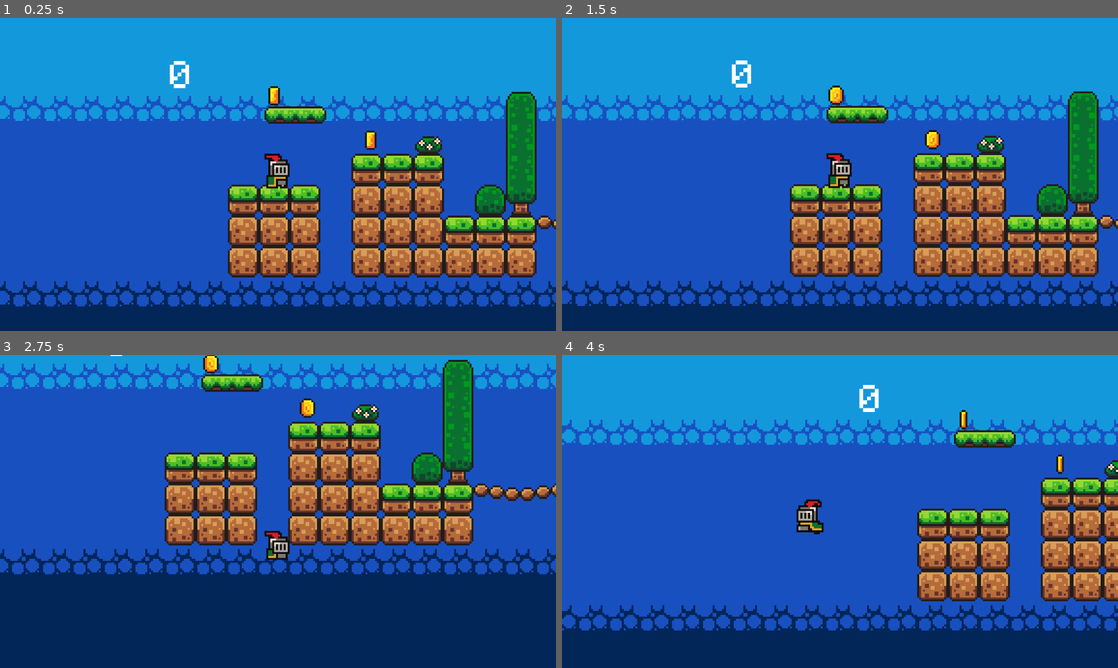
Above: before the commit, frames 1-4 (two rows, left to right).
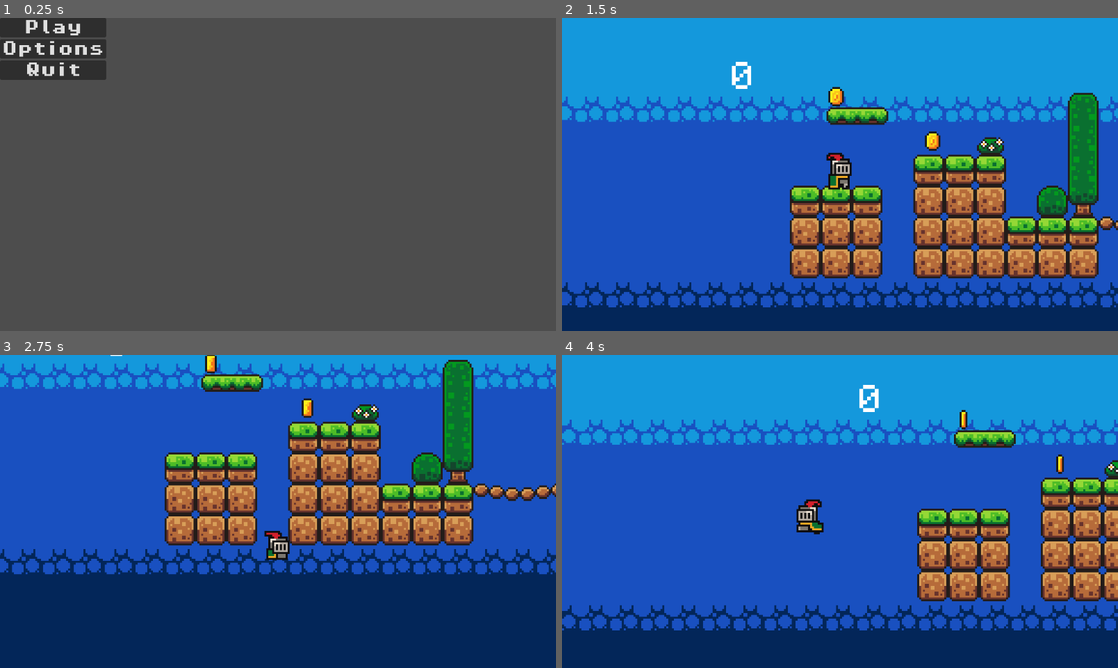
Above: after the commit, the same moments.

Repository: ElBitting/GodotGame
Game: Godot game, scene res://Scenes/GameFunction/start_menu.tscn
Two runs of this game, one before a commit and one after it. Both use one fixed random seed, a clock stepped at 60 frames per second and the inputs below. Before the commit the project starts from res://Scenes/GameFunction/game.tscn.
Inputs (mouse positions are in pixels of both pictures, inside the frame that each line leads up to):
- Up to frame 1 (0.25 s): no input
- Up to frame 2 (1.5 s): click (617, 49) at 0.5 s, where only the run after the commit has a clickable "Options"; click (617, 27) at 1.25 s, where only the run after the commit has a clickable "Play"
- Up to frame 3 (2.75 s): hold Right (move_right) from 2.03 s (still down); tap E (dash) at 2.1 s; tap Space (jump) at 2.27 s
- Up to frame 4 (4 s): tap E (dash) at 2.85, 3.6 s; tap Space (jump) at 3.02 s; release Right (move_right) at 3.53 s; hold Left (move_left) from 3.53 s (still down)

The runs differ from the first frame. In frame 1, 100% of the frame differs, in the area x 0-100%, y 0-100%; in frame 2, 10%; in frame 3, 0.2%; in frame 4, nothing differs.

Commit message:
First start menu draft

Diff:
--- /dev/null
+++ b/Scenes/GameFunction/start_menu.tscn
@@ -0,0 +1,43 @@
+[gd_scene load_steps=3 format=3 uid="uid://clrggms4bi2n5"]
+
+[ext_resource type="Script" path="res://Scripts/start_menu.gd" id="1_bi8dj"]
+[ext_resource type="FontFile" uid="uid://by1mwew2j4hec" path="res://assets/fonts/PixelOperator8-Bold.ttf" id="2_8lmkf"]
+
+[node name="StartMenu" type="Control"]
+layout_mode = 3
+anchors_preset = 15
+anchor_right = 1.0
+anchor_bottom = 1.0
+grow_horizontal = 2
+grow_vertical = 2
+script = ExtResource("1_bi8dj")
+
+[node name="MarginContainer" type="MarginContainer" parent="."]
+layout_mode = 0
+offset_right = 40.0
+offset_bottom = 40.0
+
+[node name="VBoxContainer" type="VBoxContainer" parent="MarginContainer"]
+layout_mode = 2
+
+[node name="Play" type="Button" parent="MarginContainer/VBoxContainer"]
+layout_mode = 2
+theme_override_fonts/font = ExtResource("2_8lmkf")
+theme_override_font_sizes/font_size = 32
+text = "Play"
+
+[node name="Options" type="Button" parent="MarginContainer/VBoxContainer"]
+layout_mode = 2
+theme_override_fonts/font = ExtResource("2_8lmkf")
+theme_override_font_sizes/font_size = 32
+text = "Options"
+
+[node name="Quit" type="Button" parent="MarginContainer/VBoxContainer"]
+layout_mode = 2
+theme_override_fonts/font = ExtResource("2_8lmkf")
+theme_override_font_sizes/font_size = 32
+text = "Quit"
+
+[connection signal="pressed" from="MarginContainer/VBoxContainer/Play" to="." method="_on_play_pressed"]
+[connection signal="pressed" from="MarginContainer/VBoxContainer/Options" to="." method="_on_options_pressed"]
+[connection signal="pressed" from="MarginContainer/VBoxContainer/Quit" to="." method="_on_quit_pressed"]
--- /dev/null
+++ b/Scripts/start_menu.gd
@@ -0,0 +1,14 @@
+extends Control
+
+
+func _on_play_pressed() -> void:
+	get_tree().change_scene_to_file("res://Scenes/GameFunction/game.tscn")
+
+
+
+func _on_options_pressed() -> void:
+	pass # Replace with function body.
+
+
+func _on_quit_pressed() -> void:
+	get_tree().quit()
--- a/project.godot
+++ b/project.godot
@@ -11,7 +11,7 @@
 [application]
 
 config/name="Godot Game"
-run/main_scene="res://Scenes/GameFunction/game.tscn"
+run/main_scene="res://Scenes/GameFunction/start_menu.tscn"
 config/features=PackedStringArray("4.3", "GL Compatibility")
 config/icon="res://icon.svg"
 
